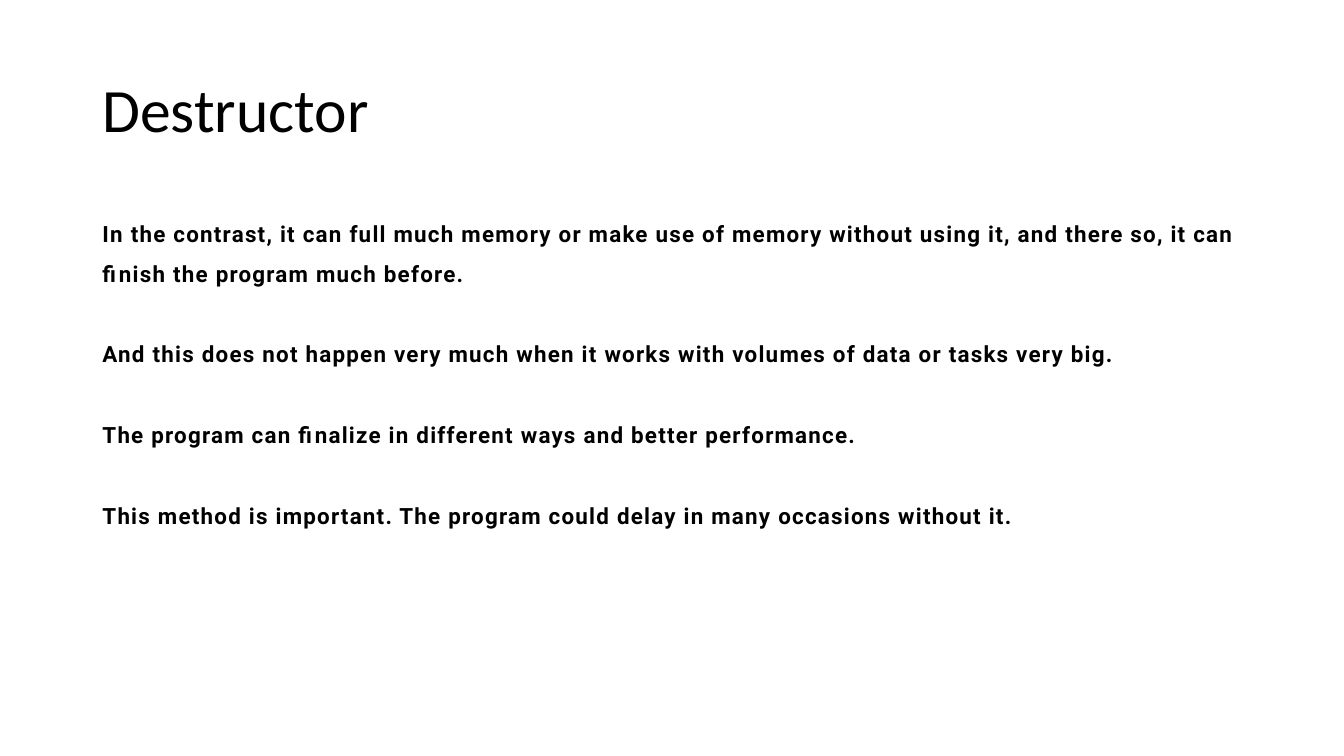
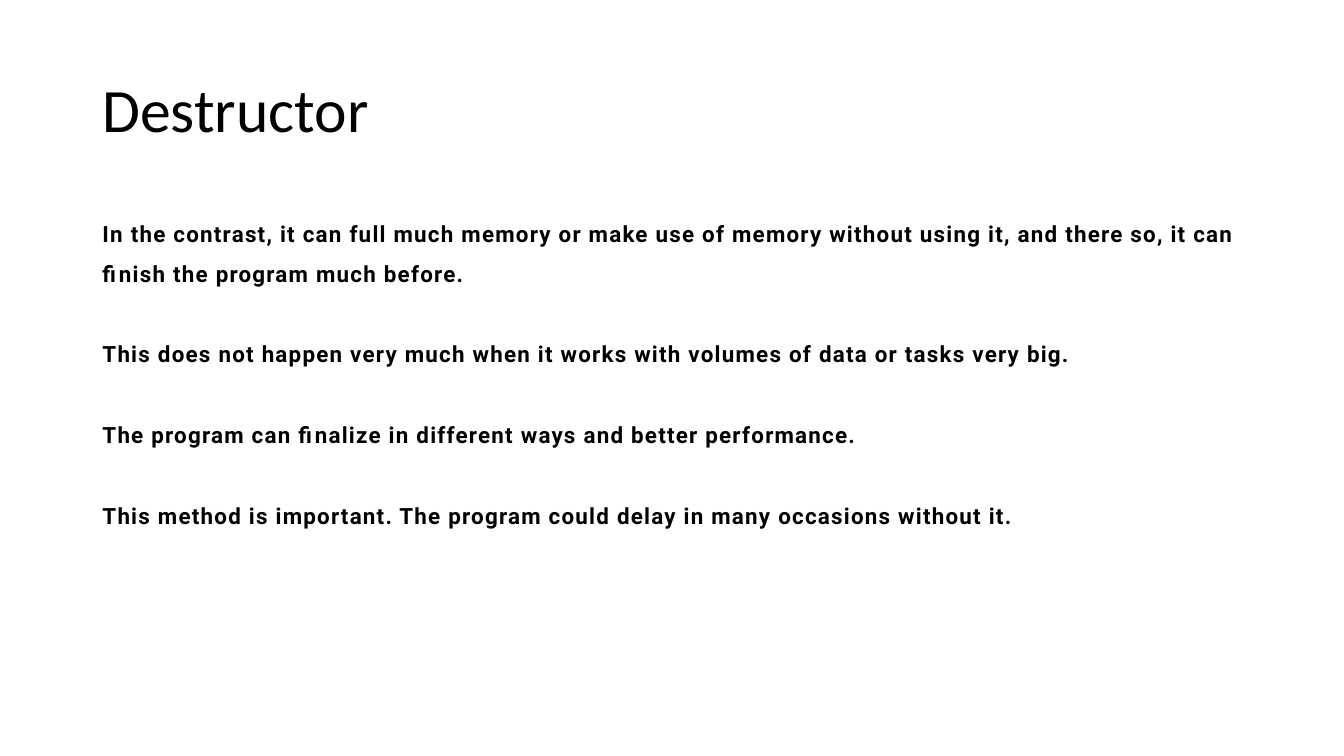
Before and after one commit to abelcondear/course, a slide deck: slide 11 of software-engineer-intro/english/pptx/software-engineer-intro.pptx. Drawn at 1344x756 pixels with LibreOffice and Linux fonts; fonts in the diff are those of the drawing. Boxes give left, top, right and bottom in pixels: in the first picture for what was removed or moved away, otherwise in the second. Text is boxed around its words. In the diff, an @@ line names an element or a change of style, - is before the commit and + after.

```diff
--- a/software-engineer-intro/english/pptx/software-engineer-intro.pptx
+++ b/software-engineer-intro/english/pptx/software-engineer-intro.pptx
@@ text at box(102, 345, 1068, 367): text changed @@
-And this does not happen very much when it works with volumes of data or tasks very big.
+This does not happen very much when it works with volumes of data or tasks very big.
```
Also in this commit, not shown: 5 other slides changed, 3 other files.
